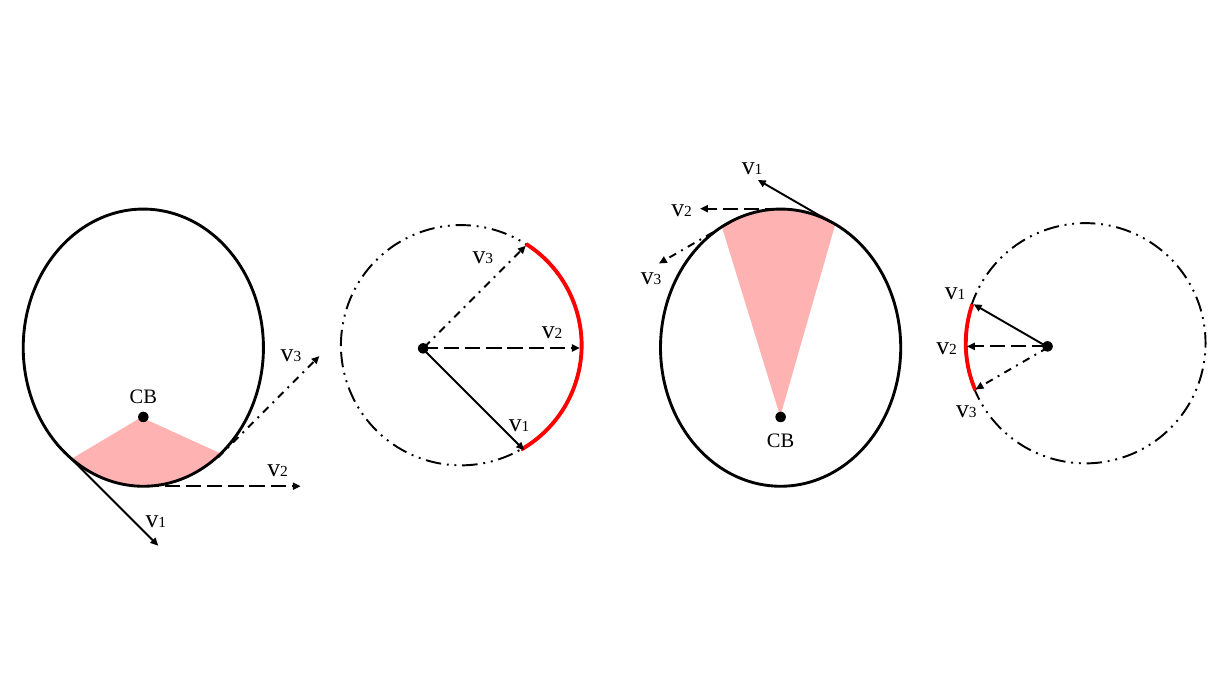
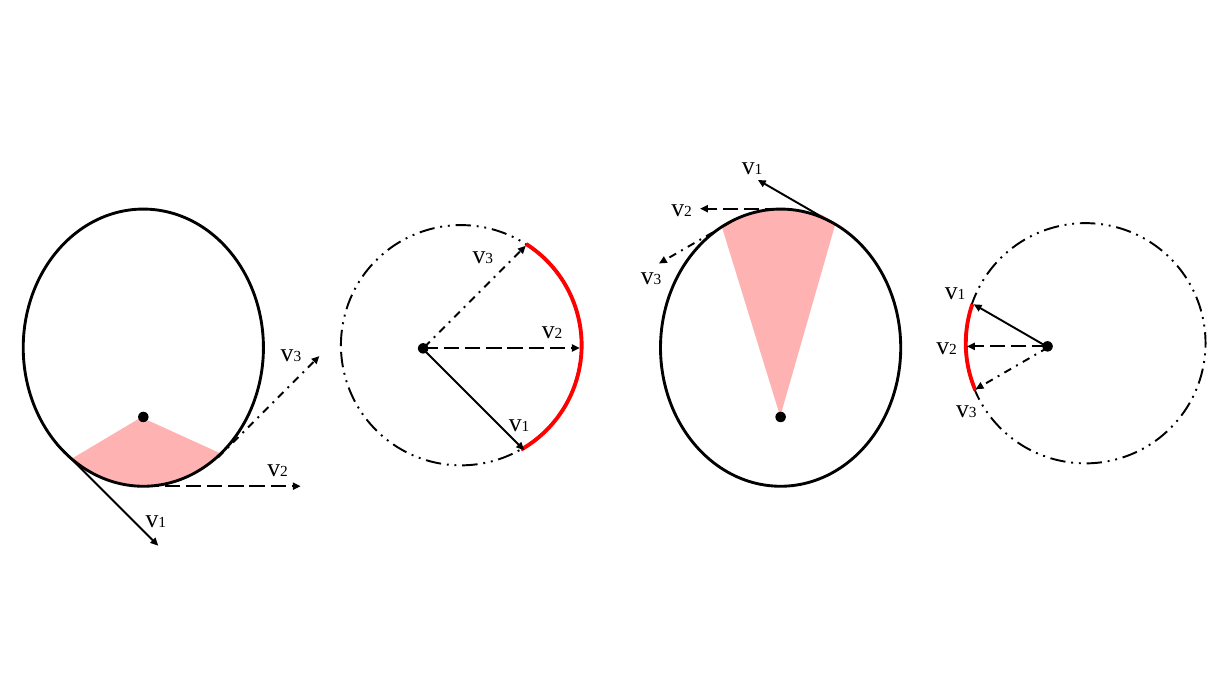
Before and after one commit to TigerHou2/xnav, a slide deck: slide 2 of journal/figures/myFigures.pptx. Drawn at 1232x693 pixels with LibreOffice and Linux fonts; fonts in the diff are those of the drawing. Boxes give left, top, right and bottom in pixels: in the first picture for what was removed or moved away, otherwise in the second. Text is boxed around its words. In the diff, an @@ line names an element or a change of style, - is before the commit and + after.

Commit message:
Create first draft of conference presentation.
For the 31st Space Flight Mechanics conference.

```diff
--- a/journal/figures/myFigures.pptx
+++ b/journal/figures/myFigures.pptx
@@ text removed at box(130, 389, 157, 404) @@
-CB
@@ text removed at box(767, 433, 794, 448) @@
-CB
```
Also in this commit, not shown: 47 other files.
